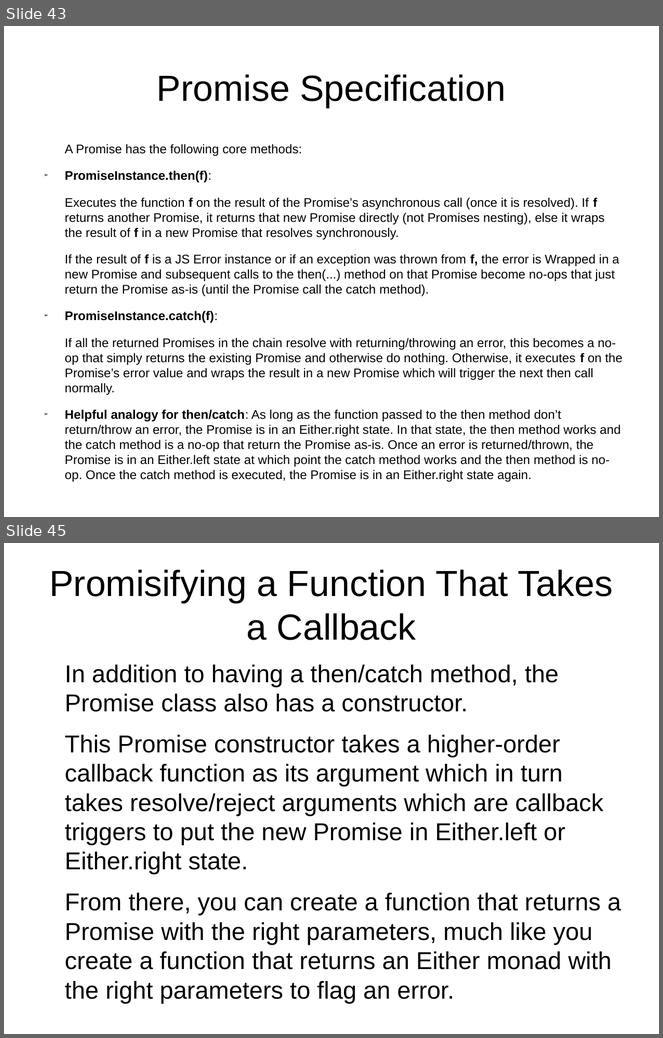
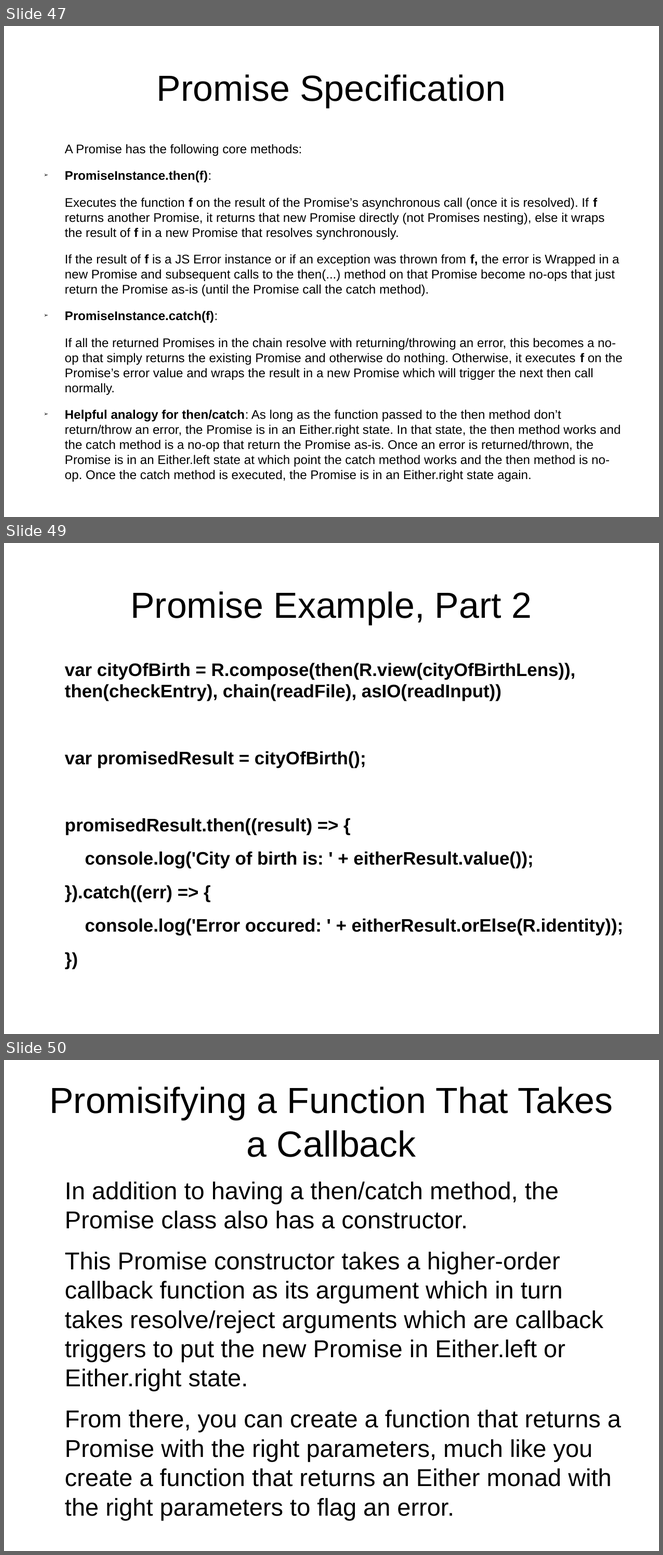
Before and after one commit to Magnitus-/FunctionalJsPresentation, a slide deck: Slides.odp. Shown one above the other, each under a label of ours: slides 43 and 45 before the commit, slides 47, 49 and 50 after it; the slides between them are not shown. The pictures are 663x1038 and 663x1555 pixels, drawn with LibreOffice and Linux fonts; fonts in the diff are those of the drawing. Boxes give left, top, right and bottom in pixels: in the first picture for what was removed or moved away, otherwise in the second. Text is boxed around its words. In the diff, an @@ line names an element or a change of style, - is before the commit and + after.

Commit message:
Split presentation examples across more slides

```diff
--- a/Slides.odp
+++ b/Slides.odp
@@ slide 49 added at bbox=[4, 543, 659, 1034], background #FFFFFF @@
@@ title added at bbox=[130, 591, 532, 625], 44 pt, text #000000 @@
+Promise Example, Part 2
@@ text added at bbox=[65, 663, 624, 936], 22 pt, text #000000, bold @@
+var cityOfBirth = R.compose(then(R.view(cityOfBirthLens)), then(checkEntry), chain(readFile), asIO(readInput))
+var promisedResult = cityOfBirth();
+promisedResult.then((result) => {
+console.log('City of birth is: ' + eitherResult.value());
+}).catch((err) => {
+console.log('Error occured: ' + eitherResult.orElse(R.identity));
+})
@@ what was slide 43 is now slide 47 @@
@@ what was slide 45 is now slide 50 @@
```
Also in this commit, not shown: 9 slides changed, 4 other slides added.
